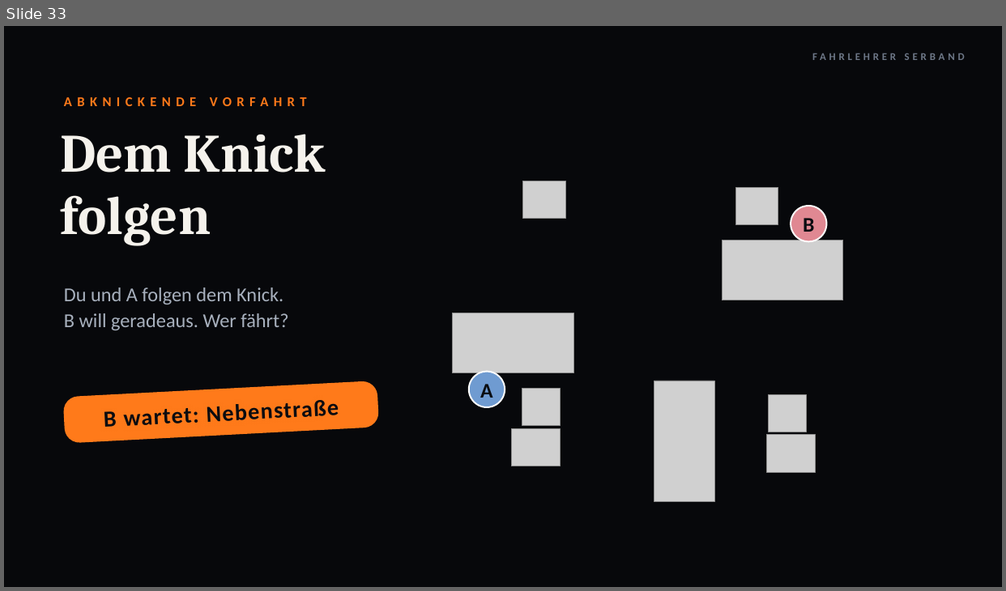
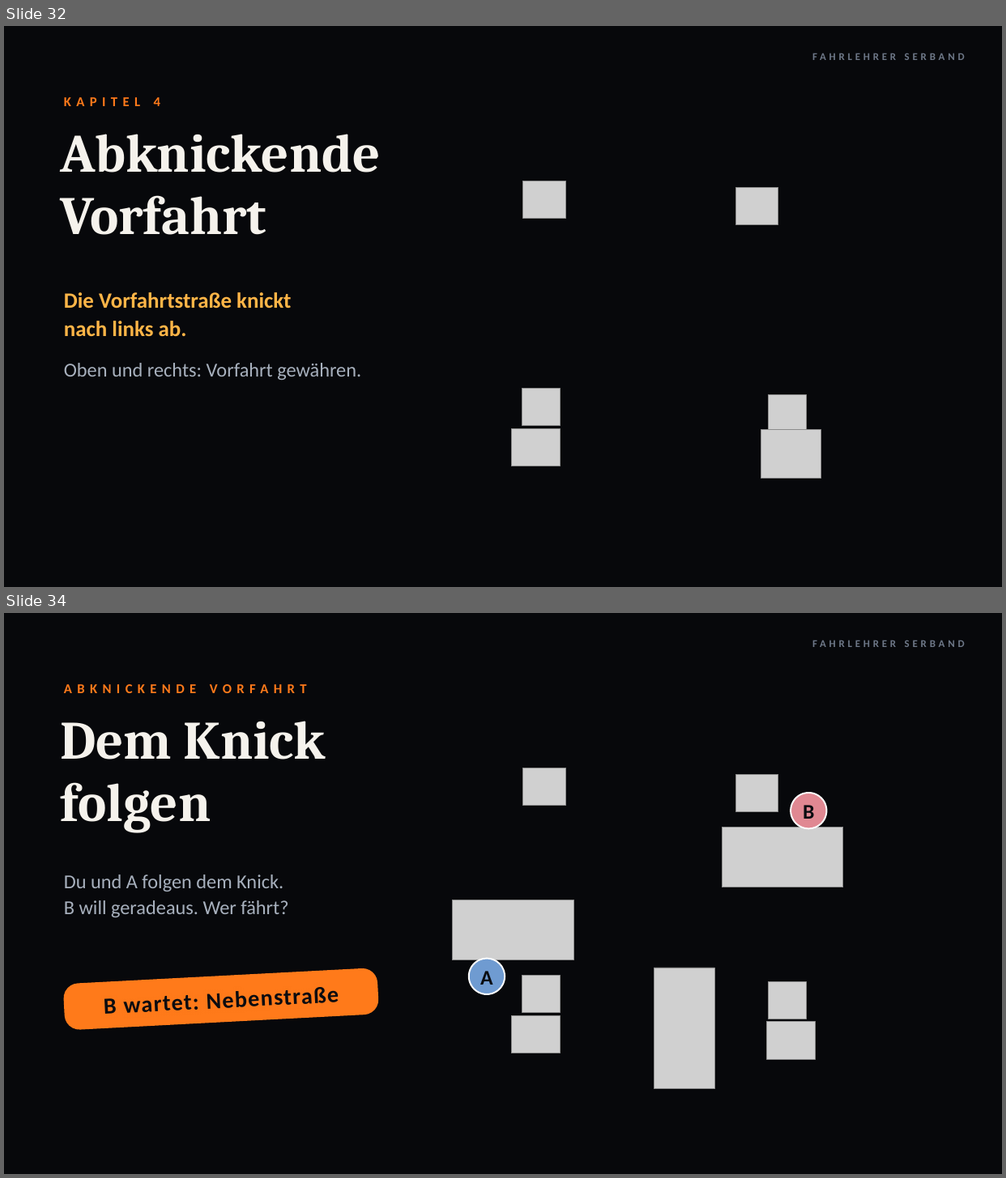
Before and after one commit to serband1995-hue/Fahrlehrer-Kompass-, a slide deck: theorie/abend-05-06/Abend_Lektion05_06.pptx. Shown one above the other, each under a label of ours: slide 33 before the commit, slides 32 and 34 after it; the slides between them are not shown. The pictures are 1006x591 and 1006x1178 pixels, drawn with LibreOffice and Linux fonts; fonts in the diff are those of the drawing; grey boxes stand for pictures; background and template pictures are left out. Boxes give left, top, right and bottom in pixels: in the first picture for what was removed or moved away, otherwise in the second. Text is boxed around its words. In the diff, an @@ line names an element or a change of style, - is before the commit and + after.

```diff
--- a/theorie/abend-05-06/Abend_Lektion05_06.pptx
+++ b/theorie/abend-05-06/Abend_Lektion05_06.pptx
@@ slide 32 added at <box>4,26,1002,587</box>, background picture (left out) @@
@@ text added at <box>812,53,965,60</box>, 10 pt, text #6E7888, bold @@
+FAHRLEHRER SERBAND
@@ text added at <box>64,97,160,106</box>, 13 pt, text #FF7A1A, bold @@
+KAPITEL 4
@@ text added at <box>60,134,380,235</box>, 52 pt, text #F5F2EC, bold @@
+Abknickende
+Vorfahrt
@@ picture added at <box>523,182,566,219</box> @@
@@ picture added at <box>736,187,779,224</box> @@
@@ text added at <box>64,292,291,337</box>, 21 pt, text #FFB547, bold @@
+Die Vorfahrtstraße knickt
+nach links ab.
@@ text added at <box>64,363,361,380</box>, 19 pt, text #A7B0BD @@
+Oben und rechts: Vorfahrt gewähren.
@@ picture added at <box>522,388,560,426</box> @@
@@ picture added at <box>769,395,806,432</box> @@
@@ picture added at <box>512,429,560,466</box> @@
@@ picture added at <box>761,429,820,478</box> @@
@@ what was slide 33 is now slide 34 @@
```
Also in this commit, not shown: 2 slides changed, 9 other slides added, 7 other files.
